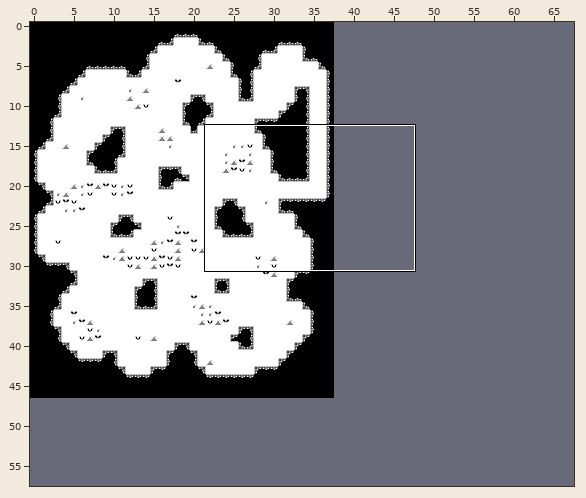
LDtk project -- src/Resources/Levels/world.ldtk. The picture above shows the old version from afar; the outline marks the close-up.
Close-up. Earlier state:
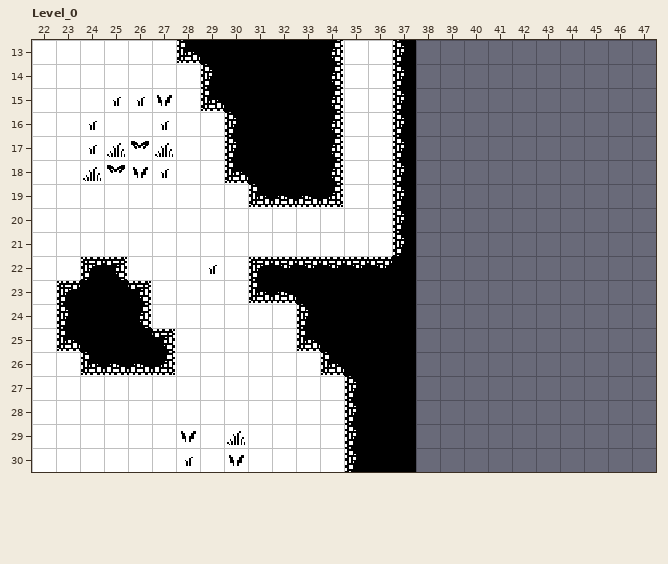
Cells are 16x16 px. Shown: Level_0 x 22..47, y 13..30. The commit also changed other parts of the map, which this record leaves out. The old version is drawn lined up with the new one.
The result:
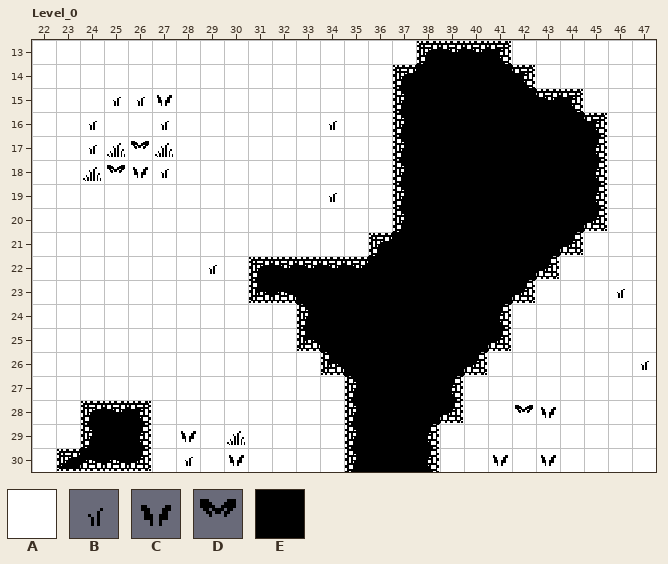
Key: from "Tileset_table_16_16": A 4, B 20, C 21, D 22; from "Walls": E 1.
_ is an empty cell.
Diff:
map size 38x47 -> 68x58 cells
Layer "Floor":
y 13..14: x 37..47 ___________ -> AAAAAAAAAAA
y 15..20: x 38..47 __________ -> AAAAAAAAAA
y 21: x 37..47 ___________ -> AAAAAAAAAAA
y 22..30: x 38..47 __________ -> AAAAAAAAAA
Layer "Grass":
y 16: x 34 _ -> B
y 19: x 34 _ -> B
y 23: x 46 _ -> B
y 26: x 47 _ -> B
y 28: x 42..43 __ -> DC
y 30: x 41 _ -> C; x 43 _ -> C
Layer "Walls":
y 13: x 28..34 EEEEEEE -> _______; x 37..41 E____ -> _EEEE
y 14: x 29..34 EEEEEE -> ______; x 38..42 _____ -> EEEEE
y 15: x 29..34 EEEEEE -> ______; x 38..44 _______ -> EEEEEEE
y 16..18: x 30..34 EEEEE -> _____; x 38..45 ________ -> EEEEEEEE
y 19: x 31..34 EEEE -> ____; x 38..45 ________ -> EEEEEEEE
y 20: x 38..45 ________ -> EEEEEEEE
y 21: x 36 _ -> E; x 38..44 _______ -> EEEEEEE
y 22: x 24..25 EE -> __; x 38..43 ______ -> EEEEEE
y 23: x 23..26 EEEE -> ____; x 38..42 _____ -> EEEEE
y 24: x 23..26 EEEE -> ____; x 38..41 ____ -> EEEE
y 25: x 23..27 EEEEE -> _____; x 38..41 ____ -> EEEE
y 26: x 24..27 EEEE -> ____; x 38..40 ___ -> EEE
y 27: x 38..39 __ -> EE
y 28: x 24..26 ___ -> EEE; x 38..39 __ -> EE
y 29: x 24..26 ___ -> EEE; x 38 _ -> E
y 30: x 23..26 ____ -> EEEE; x 38 _ -> E
